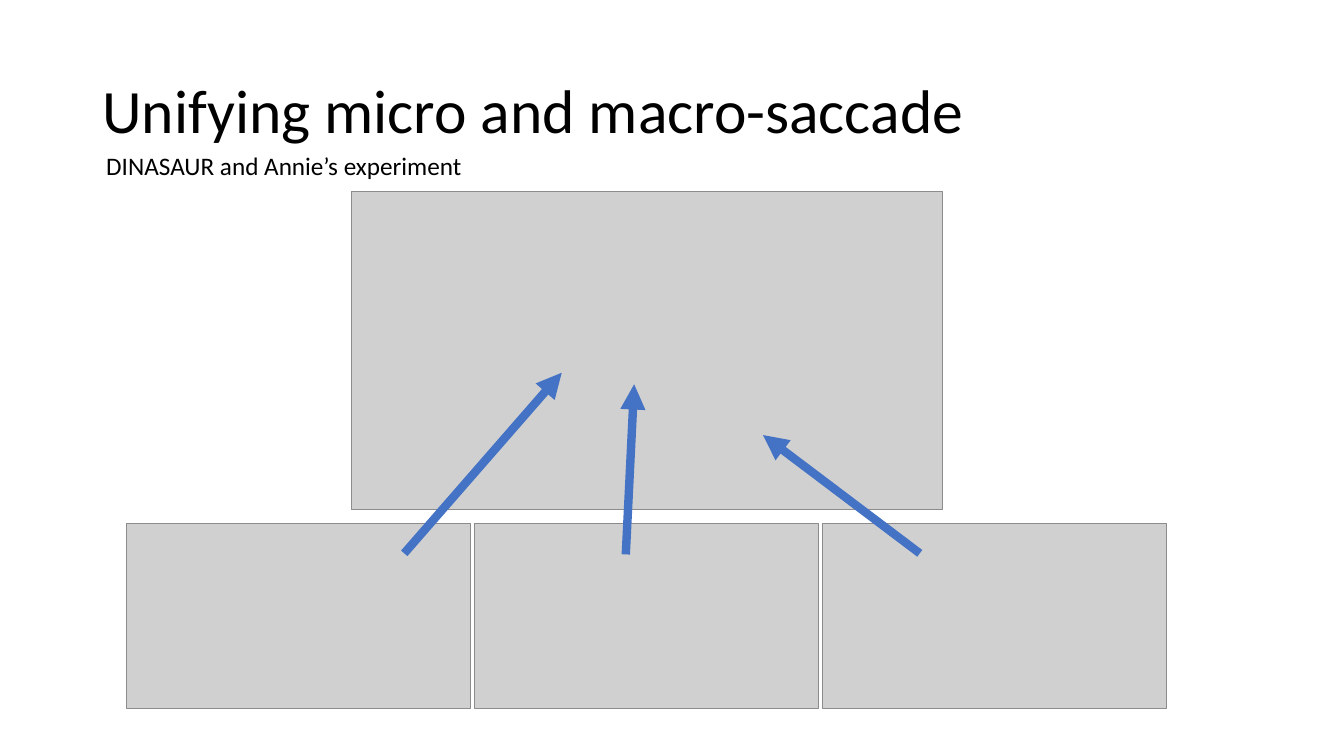
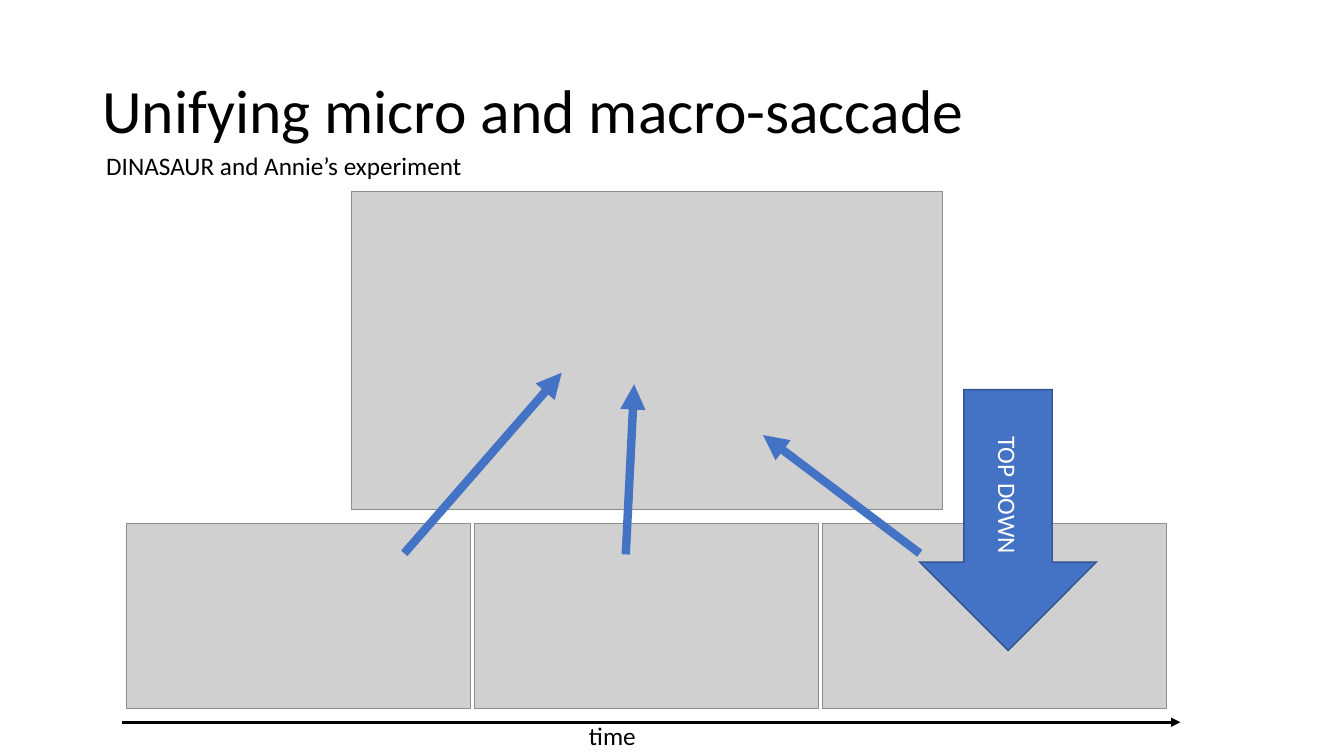
Before and after one commit to Nodragem/Modelling---DINASAUR2.0, a slide deck: slide 7 of notes/Presentation Feb2017/StochasticThreshold.pptx. Drawn at 1344x756 pixels with LibreOffice and Linux fonts; fonts in the diff are those of the drawing; grey boxes stand for pictures. Boxes give left, top, right and bottom in pixels: in the first picture for what was removed or moved away, otherwise in the second. Text is boxed around its words. In the diff, an @@ line names an element or a change of style, - is before the commit and + after.

```diff
--- a/notes/Presentation Feb2017/StochasticThreshold.pptx
+++ b/notes/Presentation Feb2017/StochasticThreshold.pptx
@@ right arrow added at box(921, 389, 1097, 650), fill #4472C4, outline #325491 1 pt, 18 pt, text #FFFFFF @@
+TOP DOWN
@@ arrow added from (122, 723) to (1181, 723), #000000 2.25 pt @@
@@ text added at box(589, 727, 636, 745), 18 pt, text #000000 @@
+time
```
Also in this commit, not shown: 9 other slides changed, 2 slides added, 50 other files.
